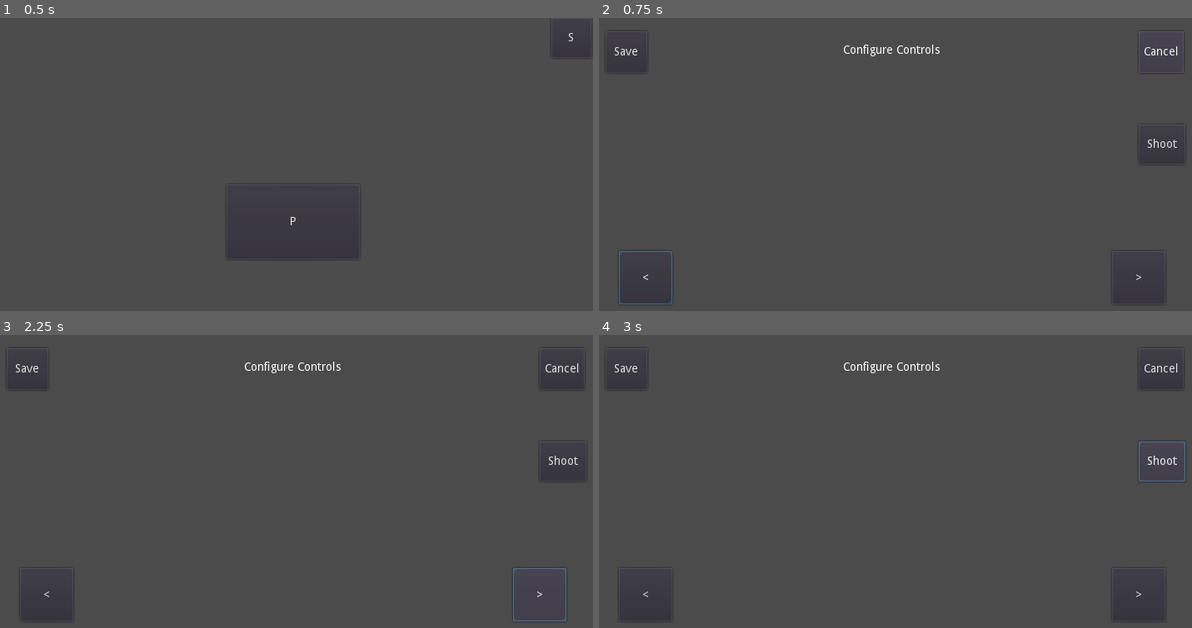
Above: before the commit, frames 1-4 (two rows, left to right).
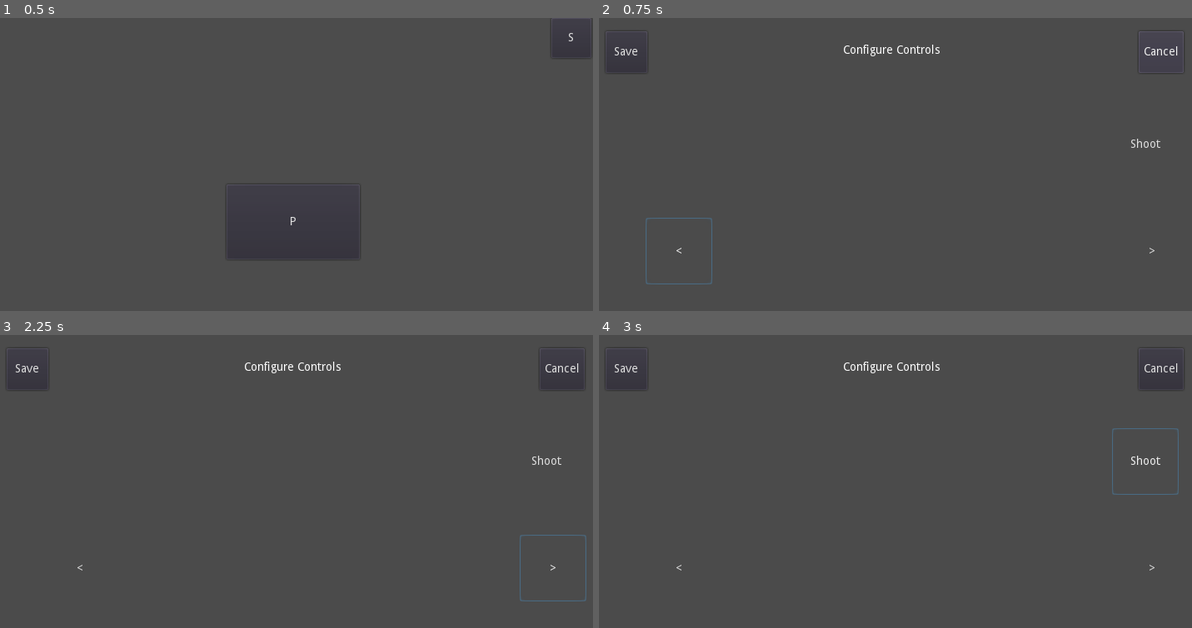
Above: after the commit, the same moments.

Repository: AshirRashid/BubbleTrouble
Game: Godot game, scene res://Scenes/MainMenu.tscn
Same seed, same stepped clock (60 frames per second), same inputs: the game is played once before the commit and once after it.
Inputs:
- Up to frame 1 (0.5 s): no input
- Up to frame 2 (0.75 s): click "S" at 0.5 s
- Up to frame 3 (2.25 s): click "<" at 1.25 s; click ">" at 2 s
- Up to frame 4 (3 s): click "Shoot" at 2.75 s

Frame 1 is identical in both runs. In frame 2, 0.4% of the frame differs, in the area x 3-98%, y 41-98%; in frame 3, 0.4%, in the area x 7-99%, y 41-98%; in frame 4, 0.4%.
Error after the commit: Invalid get index 'left' (on base: 'Nil'). (res://Scripts/MainMenu.gd:16)

Commit message:
raw_countdown+BugFix: buttons not loading in position stored in settings file in the settings menu

Diff:
--- a/Scenes/Main.tscn
+++ b/Scenes/Main.tscn
@@ -20,32 +20,37 @@
 [node name="HUD" type="CanvasLayer" parent="."]
 script = ExtResource( 4 )
 
+[node name="Tween" type="Tween" parent="HUD"]
+
 [node name="left" type="Button" parent="HUD"]
-margin_left = 32.0
-margin_top = 280.0
-margin_right = 96.0
-margin_bottom = 344.0
+margin_left = 64.0
+margin_top = 240.0
+margin_right = 144.0
+margin_bottom = 320.0
 text = "<"
+flat = true
 __meta__ = {
 "_edit_use_anchors_": false
 }
 
 [node name="right" type="Button" parent="HUD"]
 margin_left = 624.0
-margin_top = 280.0
-margin_right = 688.0
-margin_bottom = 344.0
+margin_top = 240.0
+margin_right = 704.0
+margin_bottom = 320.0
 text = ">"
+flat = true
 __meta__ = {
 "_edit_use_anchors_": false
 }
 
 [node name="shoot" type="Button" parent="HUD"]
-margin_left = 656.0
-margin_top = 128.0
-margin_right = 712.0
-margin_bottom = 176.0
+margin_left = 624.0
+margin_top = 112.0
+margin_right = 704.0
+margin_bottom = 192.0
 text = "Shoot"
+flat = true
 __meta__ = {
 "_edit_use_anchors_": false
 }
@@ -102,6 +107,20 @@
 size_flags_horizontal = 3
 size_flags_vertical = 3
 text = "Continue"
+
+[node name="CountDown" type="Label" parent="HUD"]
+visible = false
+margin_left = 320.0
+margin_top = 160.0
+margin_right = 344.0
+margin_bottom = 184.0
+rect_scale = Vector2( 3, 3 )
+text = "2"
+align = 1
+valign = 1
+__meta__ = {
+"_edit_use_anchors_": false
+}
 [connection signal="pressed" from="HUD/Pause" to="HUD" method="_on_Pause_pressed"]
 [connection signal="pressed" from="HUD/PauseMenu/MC/V/Quit" to="HUD" method="_on_Quit_pressed"]
 [connection signal="pressed" from="HUD/PauseMenu/MC/V/Continue" to="HUD" method="_on_Continue_pressed"]
--- a/Scenes/MainMenu.tscn
+++ b/Scenes/MainMenu.tscn
@@ -105,6 +105,7 @@
 }
 
 [node name="SettingsMenu" type="Popup" parent="."]
+visible = true
 anchor_right = 1.0
 anchor_bottom = 1.0
 
@@ -143,11 +144,12 @@
 size_flags_stretch_ratio = 0.8
 
 [node name="left" type="Button" parent="SettingsMenu/V/G"]
-margin_left = 32.0
-margin_top = 197.0
-margin_right = 96.0
-margin_bottom = 261.0
+margin_left = 64.0
+margin_top = 157.0
+margin_right = 144.0
+margin_bottom = 237.0
 text = "<"
+flat = true
 __meta__ = {
 "_edit_use_anchors_": false
 }
@@ -156,11 +158,12 @@
 visible = false
 
 [node name="right" type="Button" parent="SettingsMenu/V/G"]
-margin_left = 624.0
-margin_top = 197.0
-margin_right = 688.0
-margin_bottom = 261.0
+margin_left = 632.0
+margin_top = 157.0
+margin_right = 712.0
+margin_bottom = 237.0
 text = ">"
+flat = true
 __meta__ = {
 "_edit_use_anchors_": false
 }
@@ -171,11 +174,12 @@
 margin_right = -592.0
 
 [node name="shoot" type="Button" parent="SettingsMenu/V/G"]
-margin_left = 656.0
-margin_top = 45.0
-margin_right = 712.0
-margin_bottom = 93.0
+margin_left = 624.0
+margin_top = 29.0
+margin_right = 704.0
+margin_bottom = 109.0
 text = "Shoot"
+flat = true
 __meta__ = {
 "_edit_use_anchors_": false
 }
--- a/Scripts/HUD.gd
+++ b/Scripts/HUD.gd
@@ -1,5 +1,6 @@
 extends CanvasLayer
 
+onready var tween = $Tween
 onready var pause_menu = $PauseMenu
 
 func _on_Pause_pressed():
@@ -14,3 +15,19 @@
 func _on_Continue_pressed():
 	get_tree().paused = false
 	pause_menu.hide()
+
+func count_down():
+	$CountDown.visible = true
+	$CountDown.modulate = Color.transparent
+	for i in range(3, -1, -1):
+		$CountDown.text = i as String
+		tween.interpolate_property($CountDown, 'modulate', $CountDown.modulate, Color.white, 0.5)
+		tween.start()
+		yield(tween, "tween_completed")
+		yield(get_tree().create_timer(0.2), "timeout")
+
+		tween.interpolate_property($CountDown, 'modulate', $CountDown.modulate, Color.transparent, 0.1)
+		tween.start()
+		yield(tween, "tween_all_completed")
+	$CountDown.visible = false
+	$CountDown.modulate = Color.white
--- a/Scripts/Main.gd
+++ b/Scripts/Main.gd
@@ -42,6 +42,9 @@
 			BallLogic.spawn_ball(Vector2(G.RIGHT_WALL/2, BallLogic.radius2h(r, G.GROUND)), r, Vector2(ball_info.x_vel, 0))
 
 	circ_obstacle_arr = level.get('circ_obs2info_arr', [])
+
+	# wait for countdown function to complete and then set the physics process
+	yield(HUD.count_down(), 'completed')
 	self.set_physics_process(true)
 
 func _physics_process(delta):
--- a/Scripts/MainMenu.gd
+++ b/Scripts/MainMenu.gd
@@ -1,4 +1,6 @@
 extends Control
+
+onready var controls_container = $SettingsMenu/V/G
 
 func _ready():
 	for i in range(1, G.levels.keys()[-1]+1):
@@ -10,7 +12,12 @@
 func _on_Play_pressed():
 	$LevelSelection.popup()
 
+func load_settings(settings_dict):
+	controls_container.get_node("left").rect_global_position = settings_dict.left
+	controls_container.get_node("right").rect_global_position = settings_dict.right
+	controls_container.get_node("shoot").rect_global_position = settings_dict.shoot
 func _on_Settings_pressed():
+	load_settings(G.get_settings_from_file())
 	$SettingsMenu.popup()
 func _on_SettingsCancel_pressed():
 	$SettingsMenu.hide()
Not shown, changed: settings
